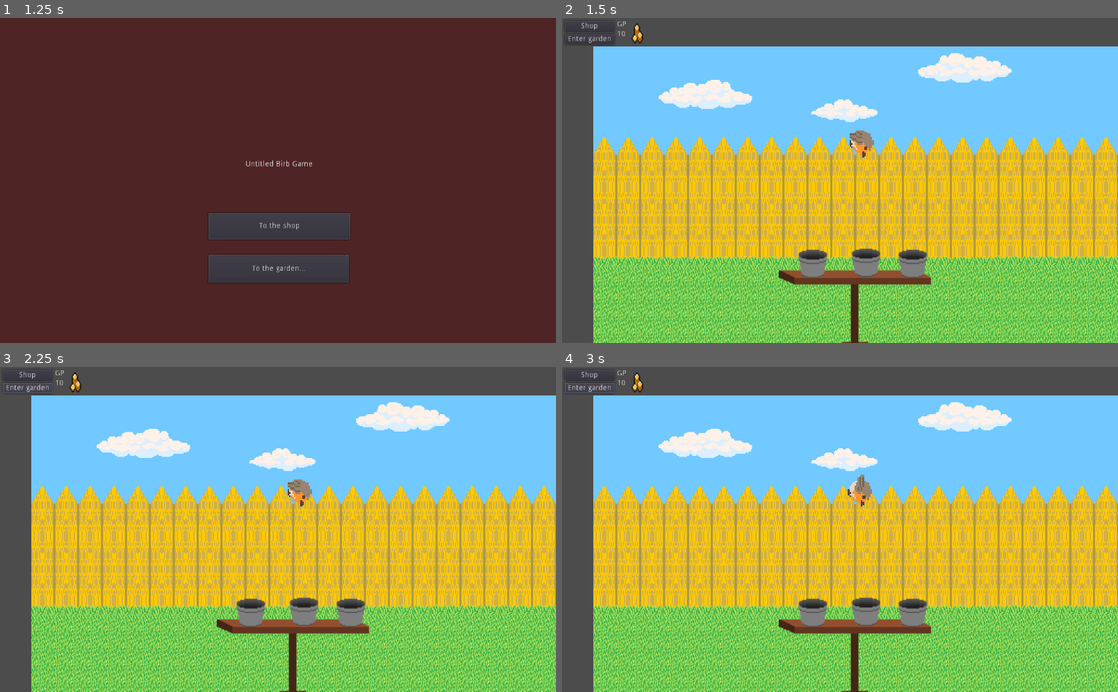
Above: before the commit, frames 1-4 (two rows, left to right).
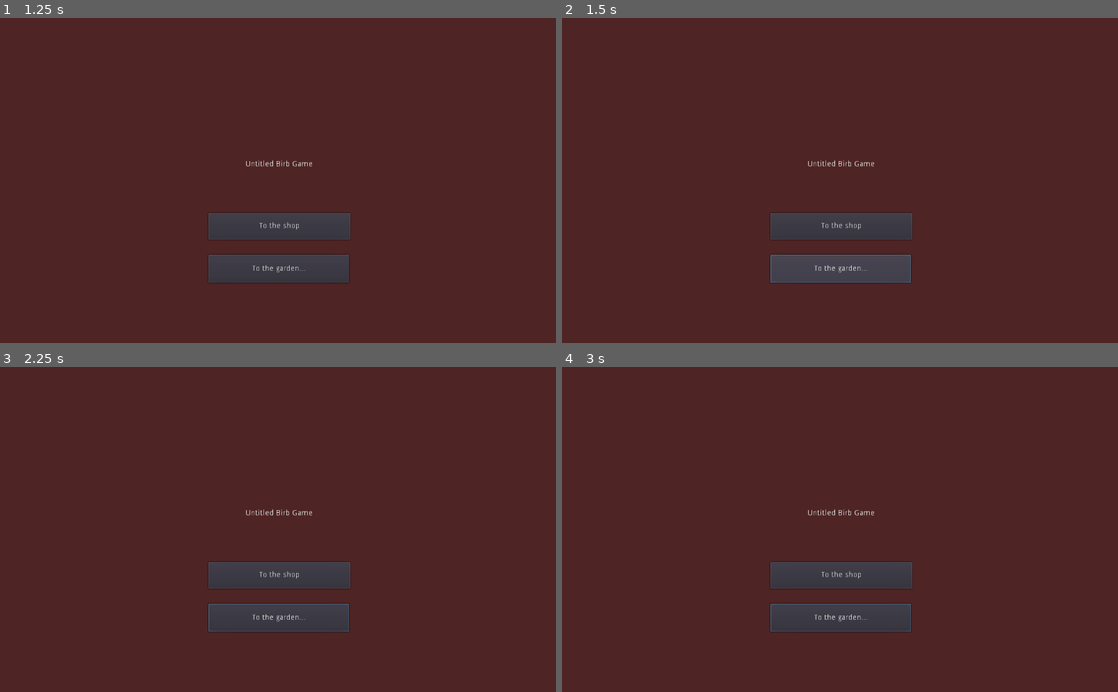
Above: after the commit, the same moments.

Repository: Binney/tori-atsume
Game: Godot game, scene res://Splash.tscn
Same seed, same stepped clock (60 frames per second), same inputs: the game is played once before the commit and once after it.
Inputs:
- Up to frame 1 (1.25 s): click "Shop" at 0.5 s
- Up to frame 2 (1.5 s): click "To the garden..." at 1.25 s
- Up to frame 3 (2.25 s): click "Enter garden" at 2 s
- Up to frame 4 (3 s): click "Enter garden" at 2.75 s

Frame 1 is identical in both runs. In frame 2, 100% of the frame differs, in the area x 0-100%, y 0-100%; in frame 3, 100%; in frame 4, 100%.
Error after the commit: Invalid call. Nonexistent function '_in_garden' in base 'Nil'. (res://menu.gd:9)

Commit message:
fill buckets when in garden

Diff:
--- a/project/Garden.gd
+++ b/project/Garden.gd
@@ -2,7 +2,7 @@
 
 
 
-
+var in_garden = false
 const Burd = preload("burd.gd")
 const Robin = preload("res://Robin.tscn")
 
@@ -11,6 +11,14 @@
 	randomize()
 	hide()
 	new_game()
+
+func _in_garden():
+	in_garden = true
+	Garden.show()
+
+func _left_garden():
+	in_garden = false
+	Garden.hide()
 
 func new_game():
 	$BurdTimer.start()
@@ -34,3 +42,14 @@
 	direction += rand_range(-PI / 4, PI / 4)
 	burd.rotation = direction
 	burd.tweet()
+
+func fillBucket():
+	var managed_fill = false
+	var buckets = Garden.get_node("Background/BirdTable").get_children()
+	for b in buckets:
+		if b.empty:
+			managed_fill = true
+			b._fill("res://itemart/seedbucket.png")
+			break
+	return managed_fill
+		#res://.import/emptybucket.png
--- a/project/Garden.tscn
+++ b/project/Garden.tscn
@@ -1,9 +1,10 @@
-[gd_scene load_steps=6 format=2]
+[gd_scene load_steps=7 format=2]
 
 [ext_resource path="res://itemart/emptybucket.png" type="Texture" id=1]
 [ext_resource path="res://Garden.gd" type="Script" id=2]
 [ext_resource path="res://itemart/birdfeeder.png" type="Texture" id=3]
 [ext_resource path="res://itemart/garden.png" type="Texture" id=4]
+[ext_resource path="res://Bucket1.gd" type="Script" id=5]
 
 [sub_resource type="Curve2D" id=1]
 _data = {
@@ -34,6 +35,9 @@
 margin_bottom = 445.946
 rect_scale = Vector2( 2, 2 )
 texture = ExtResource( 3 )
+__meta__ = {
+"_edit_use_anchors_": false
+}
 
 [node name="Bucket1" type="TextureRect" parent="Background/BirdTable"]
 margin_left = 14.8113
@@ -41,26 +45,29 @@
 margin_right = 54.8113
 margin_bottom = 68.8389
 texture = ExtResource( 1 )
+script = ExtResource( 5 )
 __meta__ = {
 "_edit_use_anchors_": false
 }
 
 [node name="Bucket2" type="TextureRect" parent="Background/BirdTable"]
-margin_left = 64.3189
+margin_left = 55.4701
 margin_top = 28.4854
-margin_right = 104.319
+margin_right = 95.4701
 margin_bottom = 68.4854
 texture = ExtResource( 1 )
+script = ExtResource( 5 )
 __meta__ = {
 "_edit_use_anchors_": false
 }
 
 [node name="Bucket3" type="TextureRect" parent="Background/BirdTable"]
-margin_left = 106.832
-margin_top = 29.1257
-margin_right = 146.832
-margin_bottom = 69.1257
+margin_left = 99.3108
+margin_top = 26.7176
+margin_right = 139.311
+margin_bottom = 66.7176
 texture = ExtResource( 1 )
+script = ExtResource( 5 )
 __meta__ = {
 "_edit_use_anchors_": false
 }
--- a/project/InventoryManagement.gd
+++ b/project/InventoryManagement.gd
@@ -32,7 +32,8 @@
 	# val is positive or negative int to update money with
 	if money:
 		money += val
-		$HBoxContainer/Items/Money/MoneyBox/Labels/Counter.text = str(money)
+		var money_counter =  Inventory.get_node("HBoxContainer/Items/Money/MoneyBox/Labels/Counter")
+		money_counter.text = str(money)
 
 
 func _add_to_inventory(item_name):
@@ -59,13 +60,13 @@
 func _on_ShopButton_button_up():
 	#money += 50
 	ShopScreen.show()
-	Garden.hide()
+	Garden._left_garden()
 	#_add_to_inventory("GenericItem")
 	#get_node("GardenButton").text = "Back to garden view"
 	#_update_Money(50)
 
 func _on_GardenButton_button_up():
-	Garden.show()
+	Garden._in_garden()
 	ShopScreen.hide()
 	#get_tree().change_scene("res://Garden.tscn")
 
--- a/project/Item.gd
+++ b/project/Item.gd
@@ -21,7 +21,12 @@
 #func _process(delta):
 #	pass
 
+func _try_action_in_garden():
+	return Garden.fillBucket()
+
 
 func _on_Texture_gui_input(event):
-	if event is InputEventMouseButton and event.is_pressed():
-		InventoryManagement._remove_from_inventory(item_name)		 # Replace with function body.
+	if Garden.in_garden and event is InputEventMouseButton and event.is_pressed():
+		var used_item = _try_action_in_garden()
+		if used_item:
+			InventoryManagement._remove_from_inventory(item_name)		 # Replace with function body.
--- a/project/menu.gd
+++ b/project/menu.gd
@@ -6,6 +6,6 @@
 
 
 func _on_GardenButton_pressed():
-	Garden.show()
+	Garden._in_garden()
 	self.hide()
 	#get_tree().change_scene("res://Garden.tscn")
